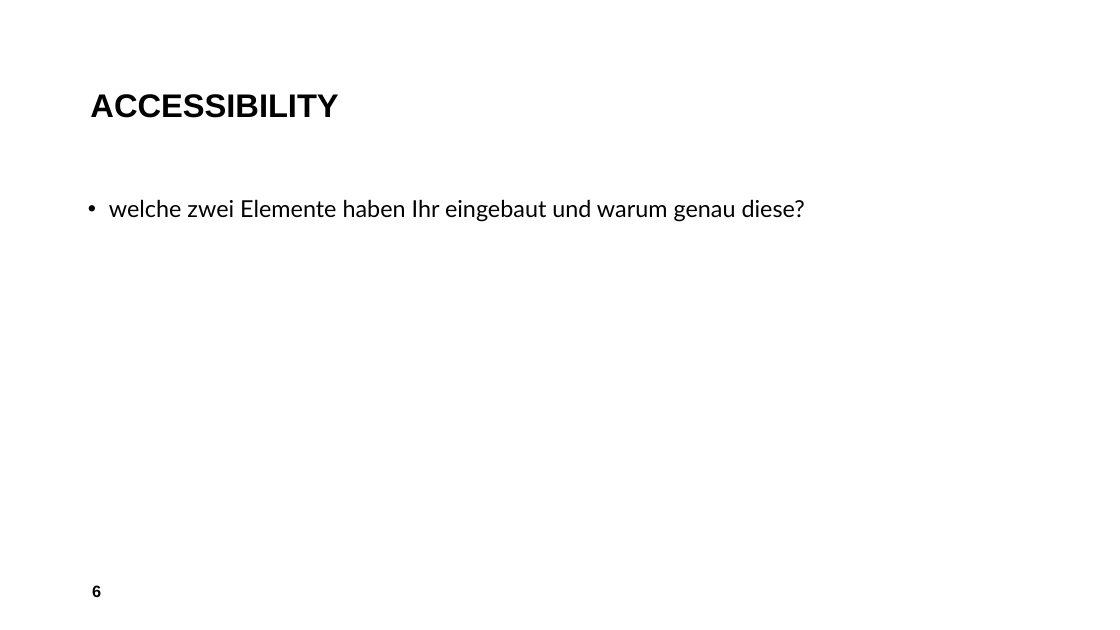
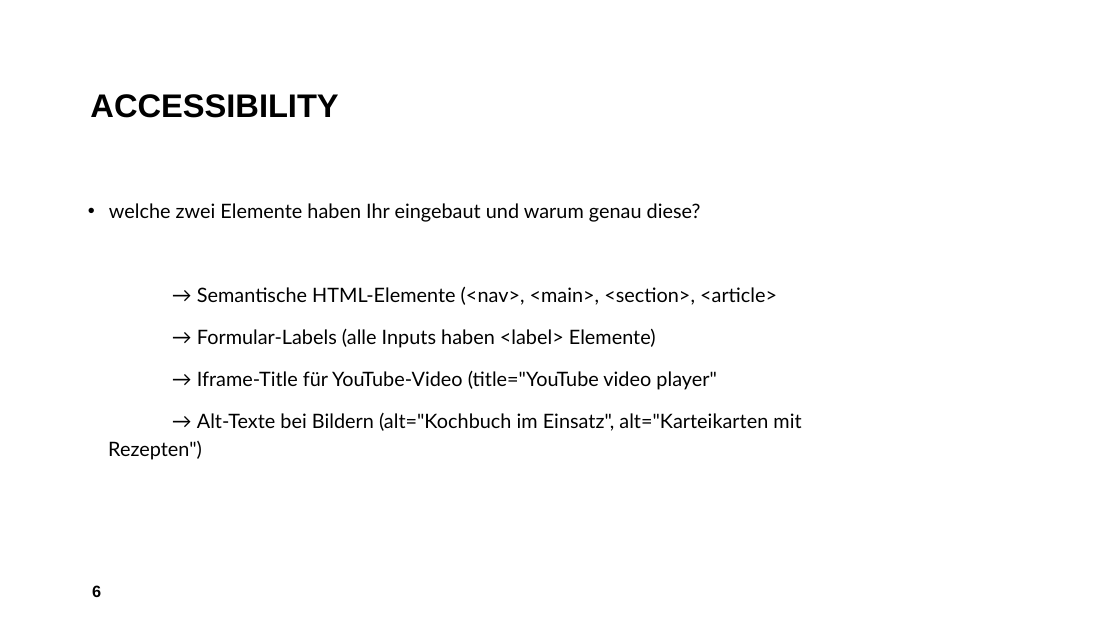
Before and after one commit to patricjenni/kochrezepte, a slide deck: slide 6 of docs/Präsentation_Kochrezepte.pptx. Drawn at 1120x630 pixels with LibreOffice and Linux fonts; fonts in the diff are those of the drawing; background and template pictures are left out. Boxes give left, top, right and bottom in pixels: in the first picture for what was removed or moved away, otherwise in the second. Text is boxed around its words. In the diff, an @@ line names an element or a change of style, - is before the commit and + after.

Commit message:
Update in Präsentation

```diff
--- a/docs/Präsentation_Kochrezepte.pptx
+++ b/docs/Präsentation_Kochrezepte.pptx
@@ text at box(109, 203, 701, 222): size 20 to 17 pt in "welche zwei Elemente haben Ihr eingebaut und ..." @@
@@ text at box(108, 287, 801, 460): paragraphs added @@
+→ Semantische HTML-Elemente (<nav>, <main>, <section>, <article>
+→ Formular-Labels (alle Inputs haben <label> Elemente)
+→ Iframe-Title für YouTube-Video (title="YouTube video player"
+→ Alt-Texte bei Bildern (alt="Kochbuch im Einsatz", alt="Karteikarten mit Rezepten")
```
Also in this commit, not shown: 6 other slides changed, 1 slide removed.
